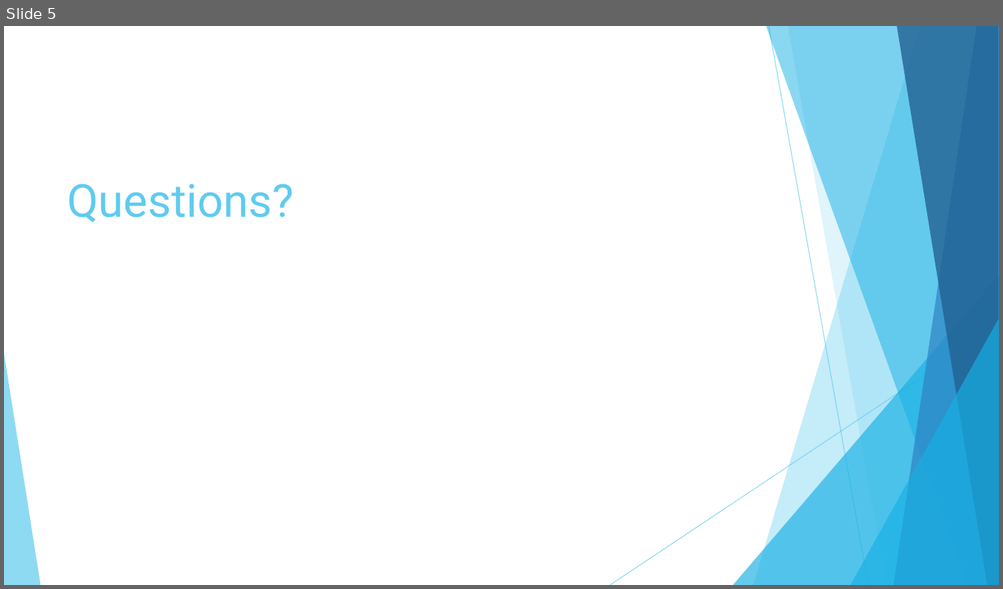
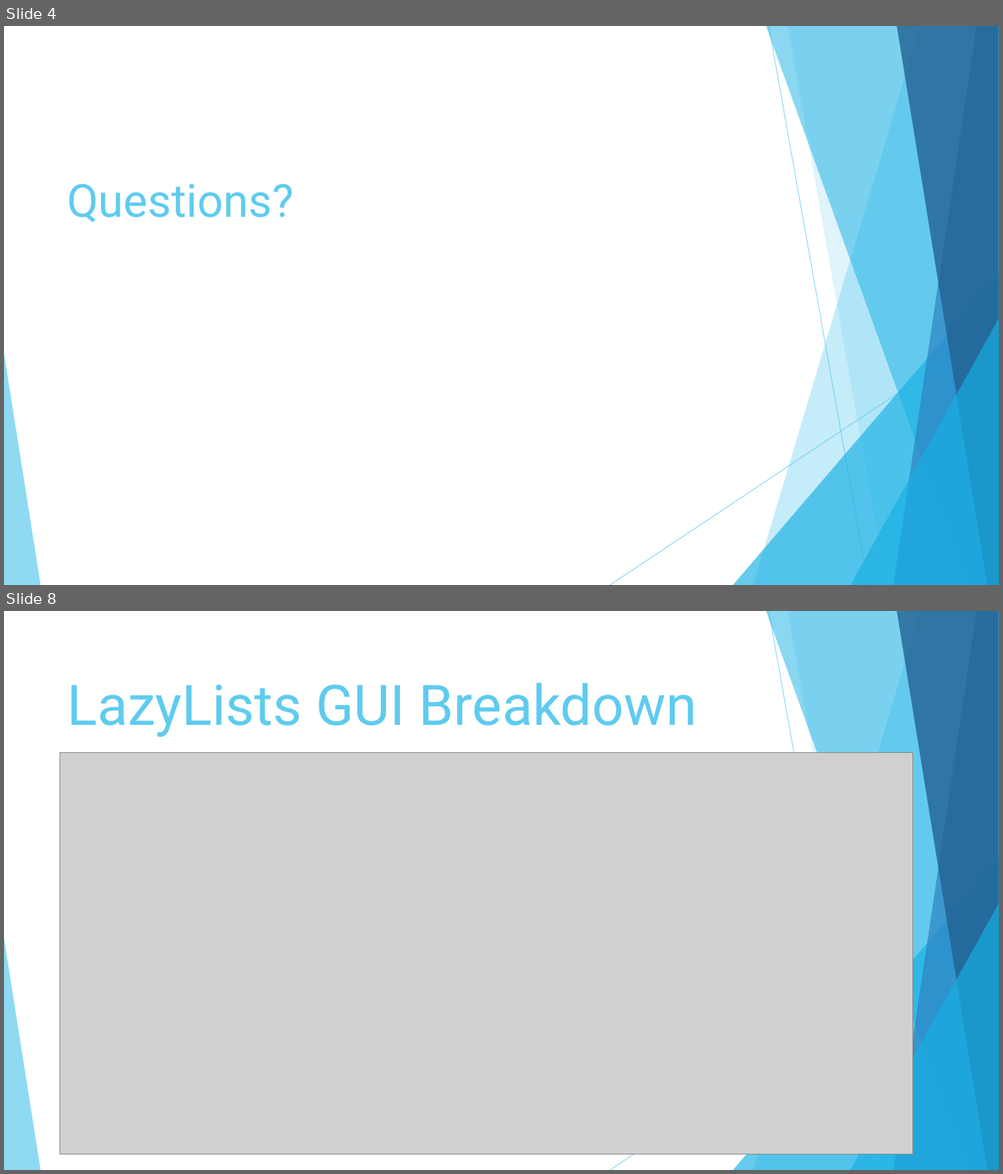
Before and after one commit to MrJeremyHobbs/ELUNA-2019-Dev-Days-Alma-Course, a slide deck: slides/ELUNA-2019-Dev-Days-Alma-Course.pptx. Shown one above the other, each under a label of ours: slide 5 before the commit, slides 4 and 8 after it; the slides between them are not shown. The pictures are 1003x589 and 1003x1174 pixels, drawn with LibreOffice and Linux fonts; fonts in the diff are those of the drawing; grey boxes stand for pictures. Boxes give left, top, right and bottom in pixels: in the first picture for what was removed or moved away, otherwise in the second. Text is boxed around its words. In the diff, an @@ line names an element or a change of style, - is before the commit and + after.

```diff
--- a/slides/ELUNA-2019-Dev-Days-Alma-Course.pptx
+++ b/slides/ELUNA-2019-Dev-Days-Alma-Course.pptx
@@ slide 8 added at [4, 611, 999, 1170], background #FFFFFF; not listed: 10 template elements that a slide beside it also shows @@
@@ title added at [68, 683, 697, 737], 54 pt, text #5FCBEF @@
+LazyLists GUI Breakdown
@@ picture added at [60, 753, 913, 1155] @@
@@ what was slide 5 is now slide 4 @@
```
Also in this commit, not shown: 3 slides changed, 5 other slides added, 1 slide removed, 13 other files.
